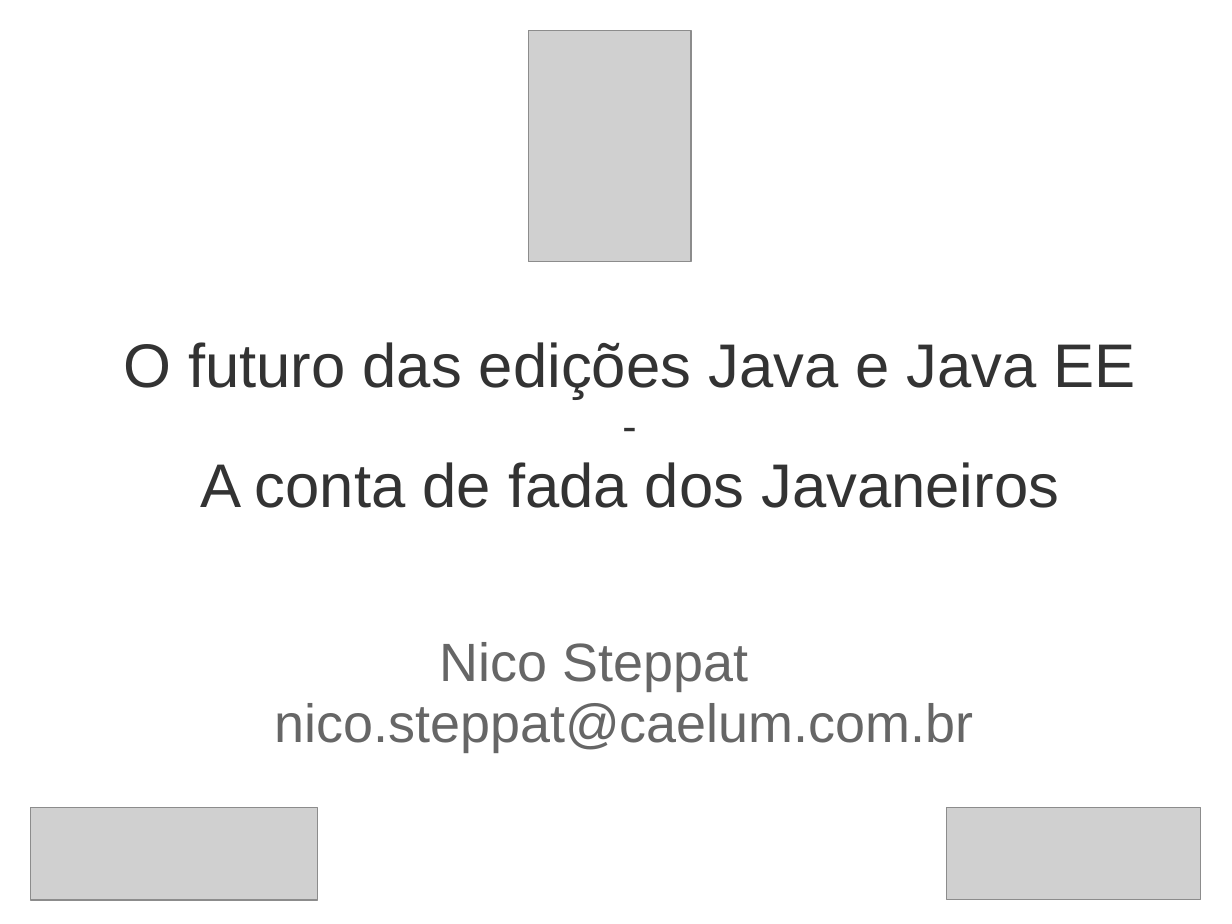
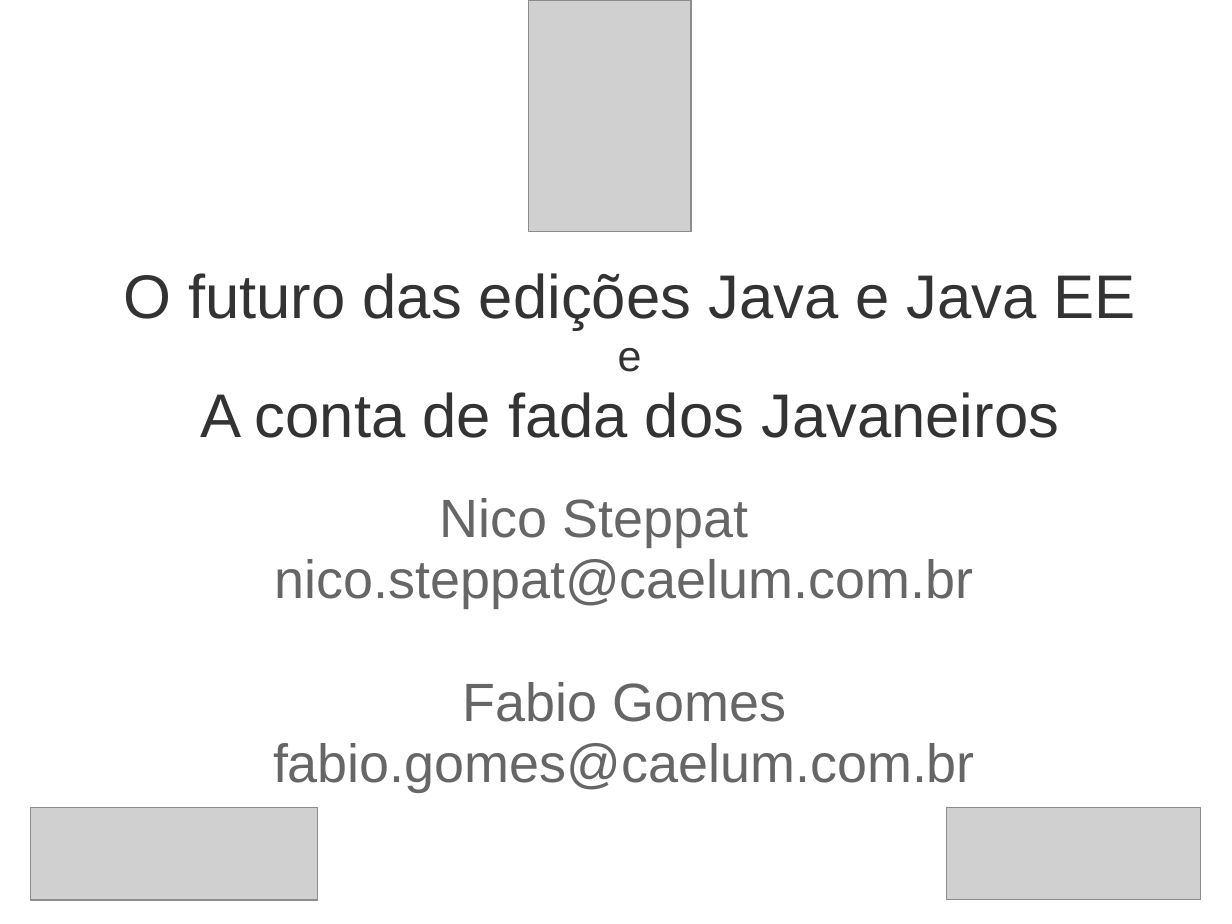
Before and after one commit to steppat/caelumday, a slide deck: slide 1 of caelumday2011.odp. Drawn at 1232x924 pixels with LibreOffice and Linux fonts; fonts in the diff are those of the drawing; grey boxes stand for pictures; background and template pictures are left out. Boxes give left, top, right and bottom in pixels: in the first picture for what was removed or moved away, otherwise in the second. Text is boxed around its words. In the diff, an @@ line names an element or a change of style, - is before the commit and + after.

Commit message:
minor

```diff
--- a/caelumday2011.odp
+++ b/caelumday2011.odp
@@ picture: place and size @@
-picture at (528, 31, 691, 263)
+picture at (528, 0, 691, 232)
@@ title at (123, 273, 1136, 438): text changed @@
-O futuro das edições Java e Java EE
--
-A conta de fada dos Javaneiros
+O futuro das edições Java e Java EE
+e
+A conta de fada dos Javaneiros
@@ subtitle "Nico Steppat": place and size @@
-subtitle "Nico Steppat" at (275, 642, 974, 752)
+subtitle "Nico Steppat" at (273, 498, 975, 792)
@@ subtitle at (273, 682, 975, 792): paragraphs added @@
+Fabio Gomes
+fabio.gomes@caelum.com.br
```
Also in this commit, not shown: 10 other slides changed, 2 slides added.
